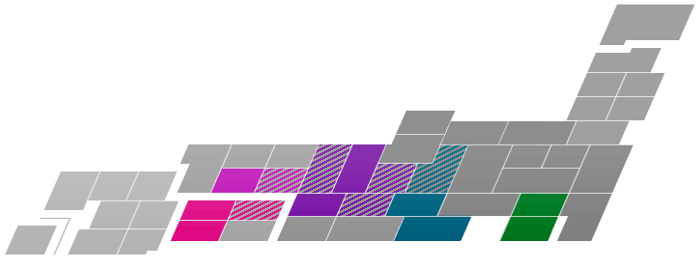
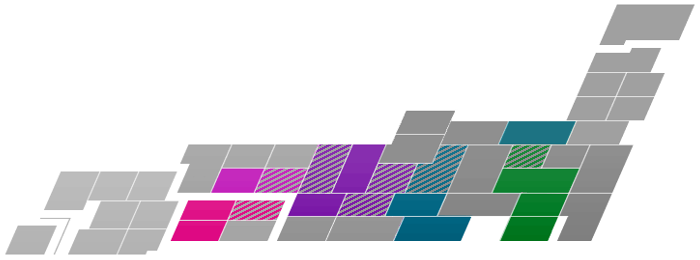
Layered file, before and after one edit (700 x 260). Changes by layer:
painted on "shop-jp-map_clear_fixfix.png copy" over [492, 120, 580, 194]
